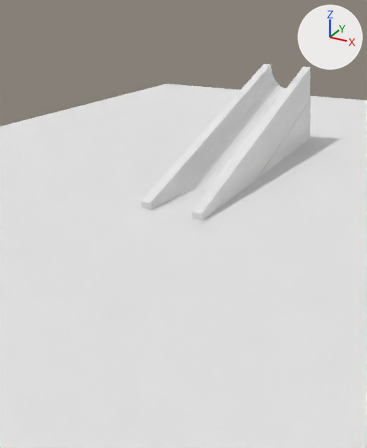
Before and after pictures for a commit that changed the Blender file Main.blend.
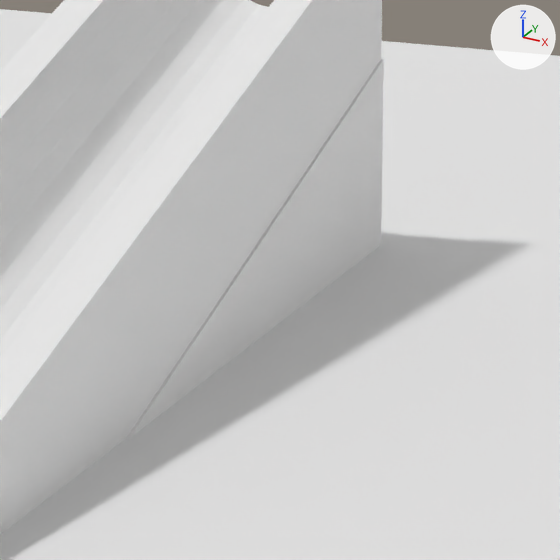
The first picture shows the older version from a 50 mm lens placed at (48.3, -112.2, 39.5), pointed at (2.3, -28.6, -2.3). The close-ups show both versions on the part from 63% to 95% of the width and 19% to 46% of the height of that picture; other places that the commit changed are outside them. The axes (+X, +Y, +Z) are drawn at upper right. The lights are the same throughout.
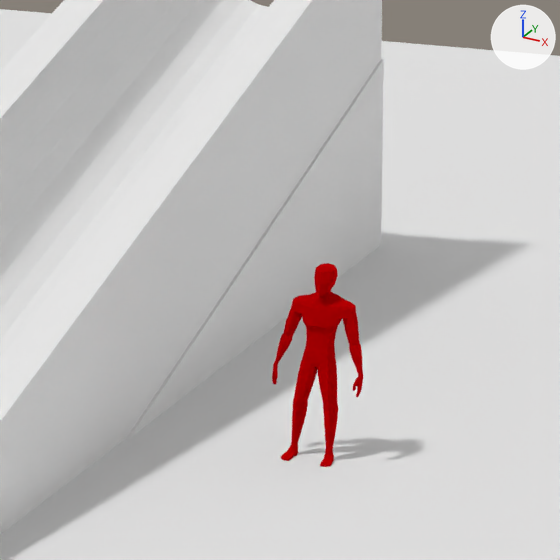
Pixel boxes [x1, y1, x2, y2] of what changed, in the close-ups (560 x 560 px):
```json
{"object": "Mesh", "change": "added", "after": [272, 263, 363, 467], "on screen": "red"}
```

The change, as JSON lines over the scene's bpy script:
```json
{"op": "add", "block": "mat_material", "code": ["mat_material = diffuse_material('Material')", "mat_material.base_color = (0.517, 0.0, 0.000887)  # red #be0003", "mat_material.roughness = 1.0"]}
{"op": "add", "block": "me_cube_023", "code": ["me_cube_023 = bpy.data.meshes.new('Cube.023')", "me_cube_023.from_pydata(...)  # 559 vertices, 541 faces; spans x 0.0..3.15, y -1.17..0.79, z -1.25..12.8", "me_cube_023.materials.append(mat_material)  # red #be0003"]}
{"op": "add", "block": "ob_mesh", "code": ["ob_mesh = bpy.data.objects.new('Mesh', me_cube_023)", "ob_mesh.location = (16.52, 0.0, 0.88)", "ob_mesh.scale = (0.706, 0.79, 0.706)", "_m = ob_mesh.modifiers.new('Mirror', 'MIRROR')", "_m.use_clip = True"]}
```
